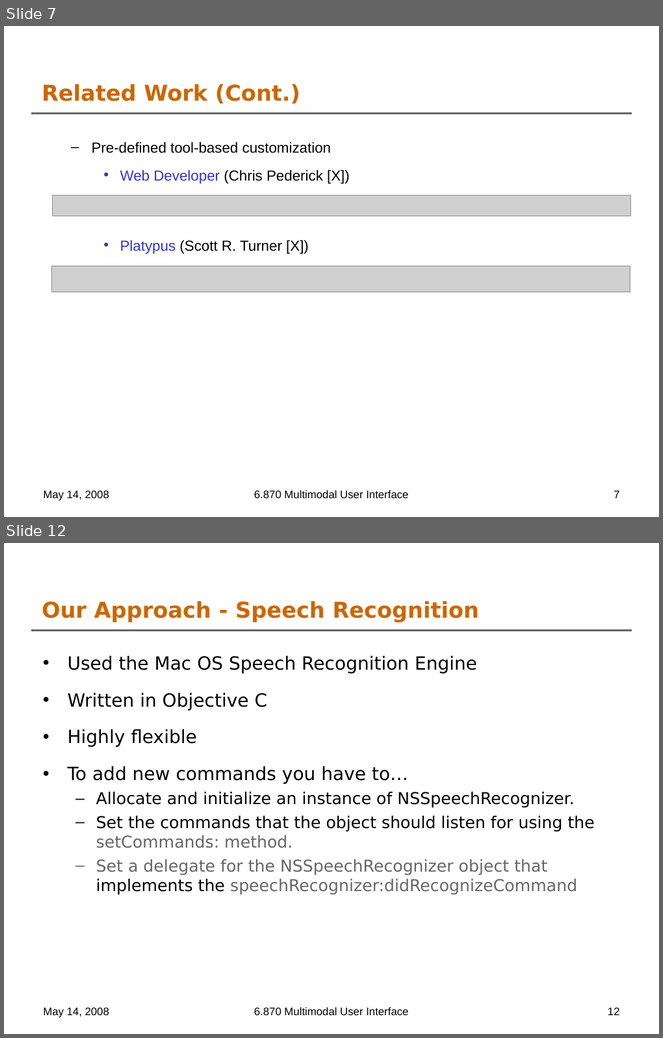
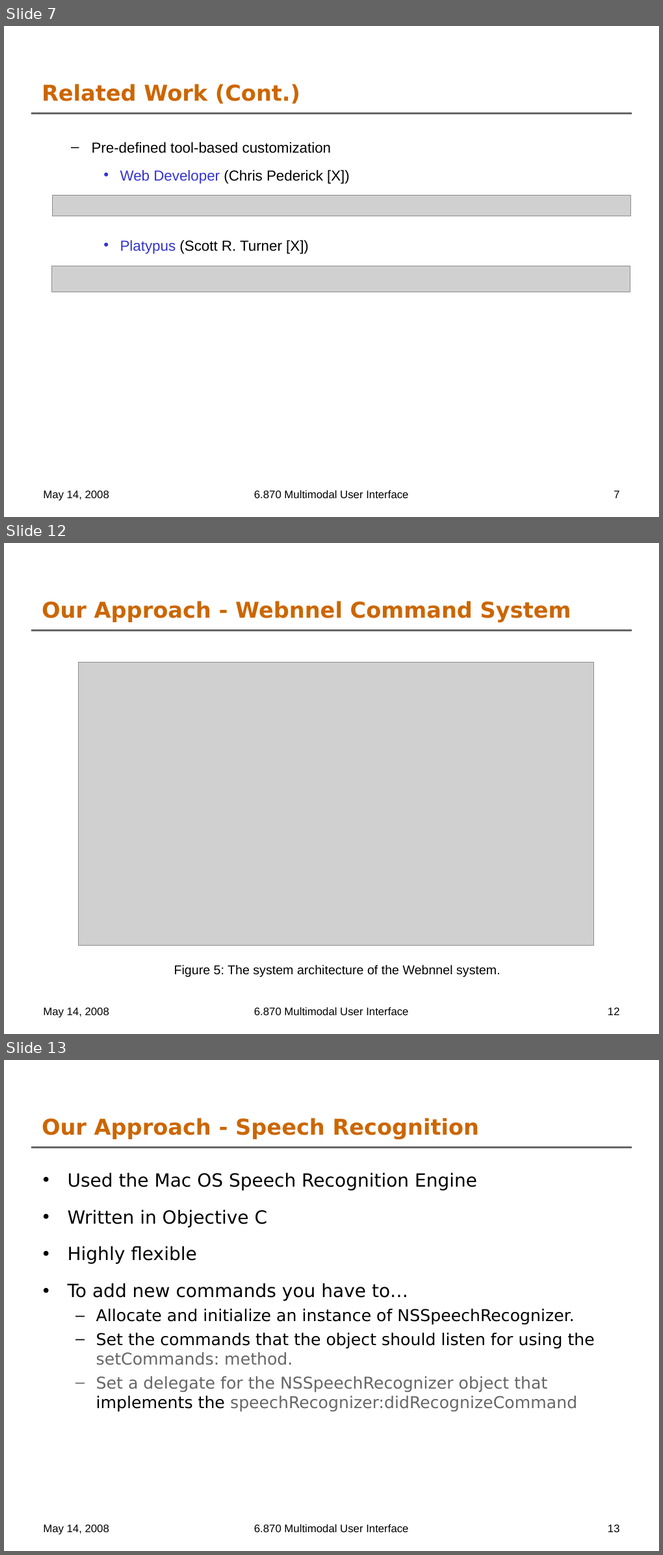
Before and after one commit to oshanis/webnnel, a slide deck: docs/6.870 Final Project Presentation.ppt. Shown one above the other, each under a label of ours: slides 7 and 12 before the commit, slides 7, 12 and 13 after it; the slides between them are not shown. The pictures are 663x1038 and 663x1555 pixels, drawn with LibreOffice and Linux fonts; fonts in the diff are those of the drawing; grey boxes stand for pictures; background and template pictures are left out. Boxes give left, top, right and bottom in pixels: in the first picture for what was removed or moved away, otherwise in the second. Text is boxed around its words. In the diff, an @@ line names an element or a change of style, - is before the commit and + after.

```diff
--- a/docs/6.870 Final Project Presentation.ppt
+++ b/docs/6.870 Final Project Presentation.ppt
@@ slide 12 added at [4, 543, 659, 1034], background #FFFFFF; not listed: 1 template element that a slide beside it also shows @@
@@ title added at [42, 601, 571, 622], 24 pt, text #CC6600, bold @@
+Our Approach - Webnnel Command System
@@ picture added at [78, 662, 594, 945] @@
@@ text added at [174, 965, 501, 977], 14 pt, text #000000 @@
+Figure 5: The system architecture of the Webnnel system.
@@ text added at [43, 1008, 109, 1018], 12 pt, text #000000 @@
+May 14, 2008
@@ text added at [254, 1008, 408, 1016], 12 pt, text #000000 @@
+6.870 Multimodal User Interface
@@ page number added at [608, 1008, 620, 1016], 12 pt, text #000000 @@
+12
@@ what was slide 12 is now slide 13 @@
@@ page number at [608, 1525, 620, 1533]: text changed @@
-12
+13
```
Also in this commit, not shown: 3 slides changed.
